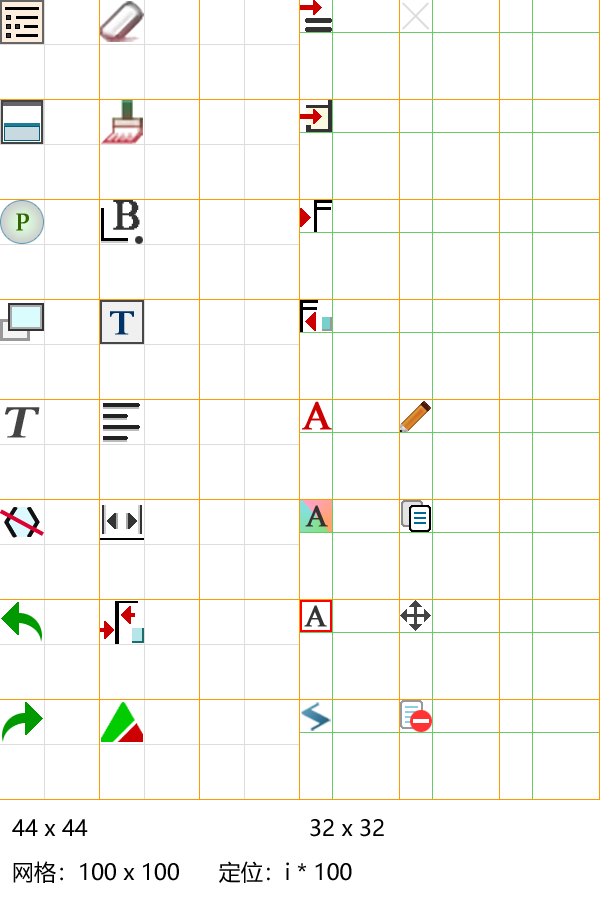
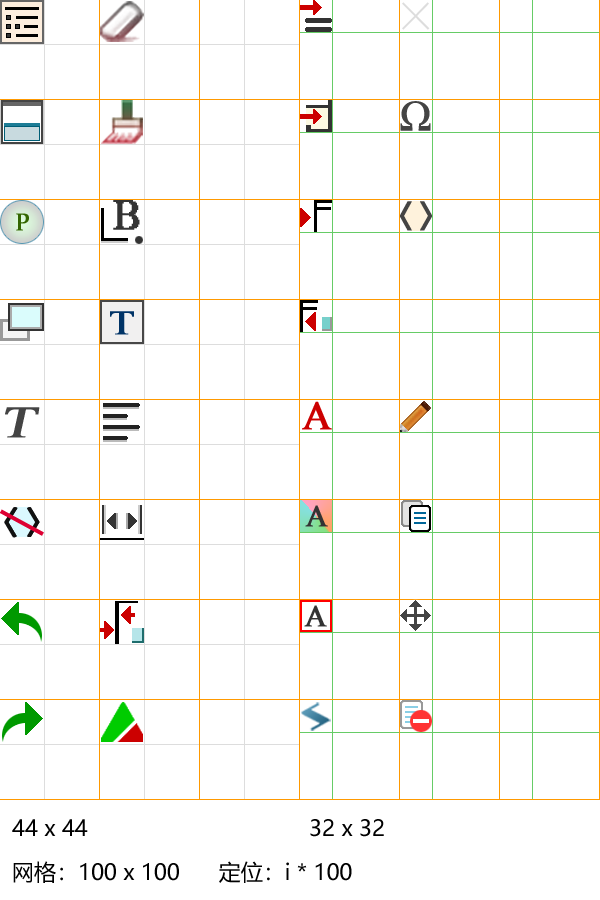
Comparing the layer stacks of the two w=600, h=900 images. Changes:
added group "内联" with 6 layers in group "32x32" over <box>400,101,432,231</box>
added layer "特殊字符" in group "内联" over <box>400,101,431,131</box>
added group "元素" with 4 layers in group "内联" over <box>400,201,432,231</box>
added layer "〉" in group "元素" over <box>420,201,432,231</box>
added layer "〈" in group "元素" over <box>400,201,412,231</box>
added layer "颜色填充 98" in group "元素" over <box>401,201,431,231</box>
